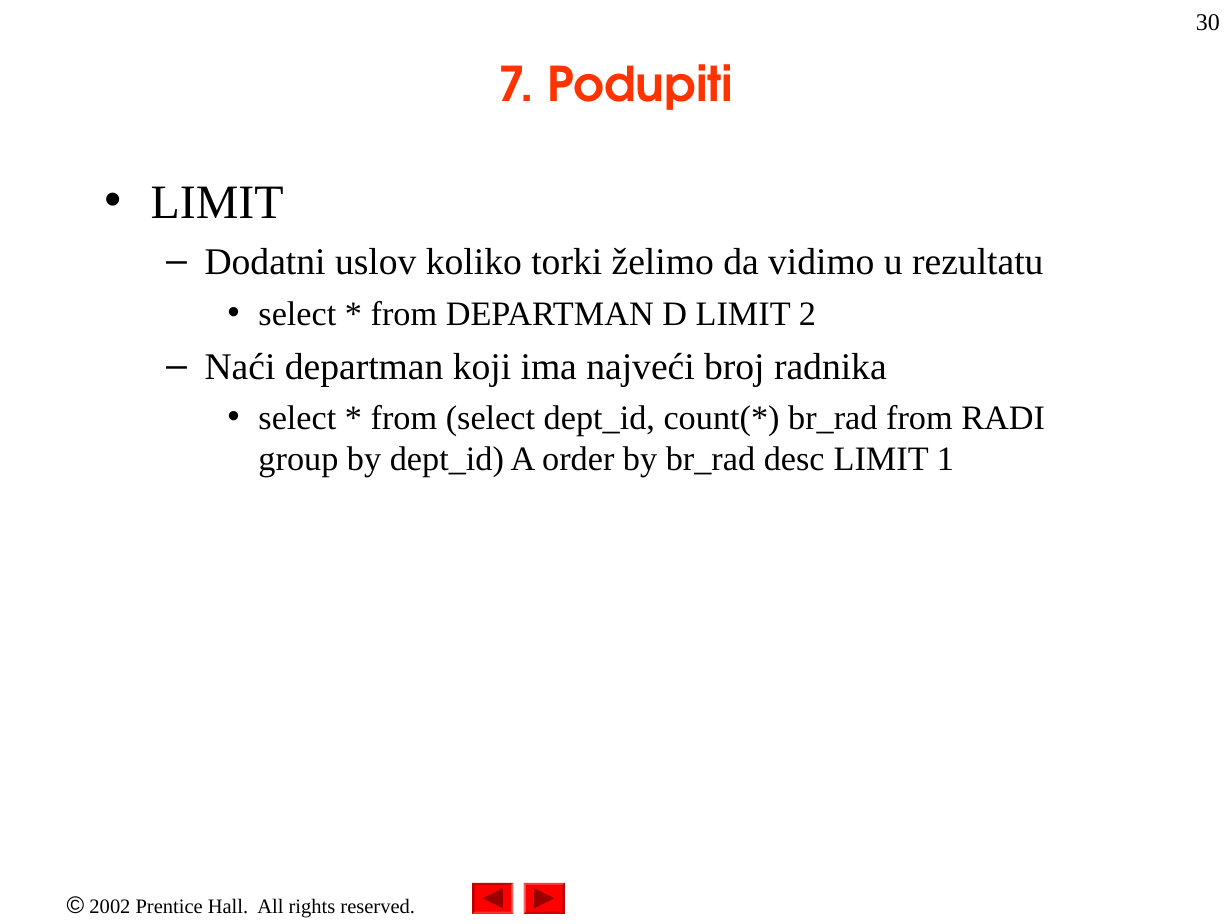
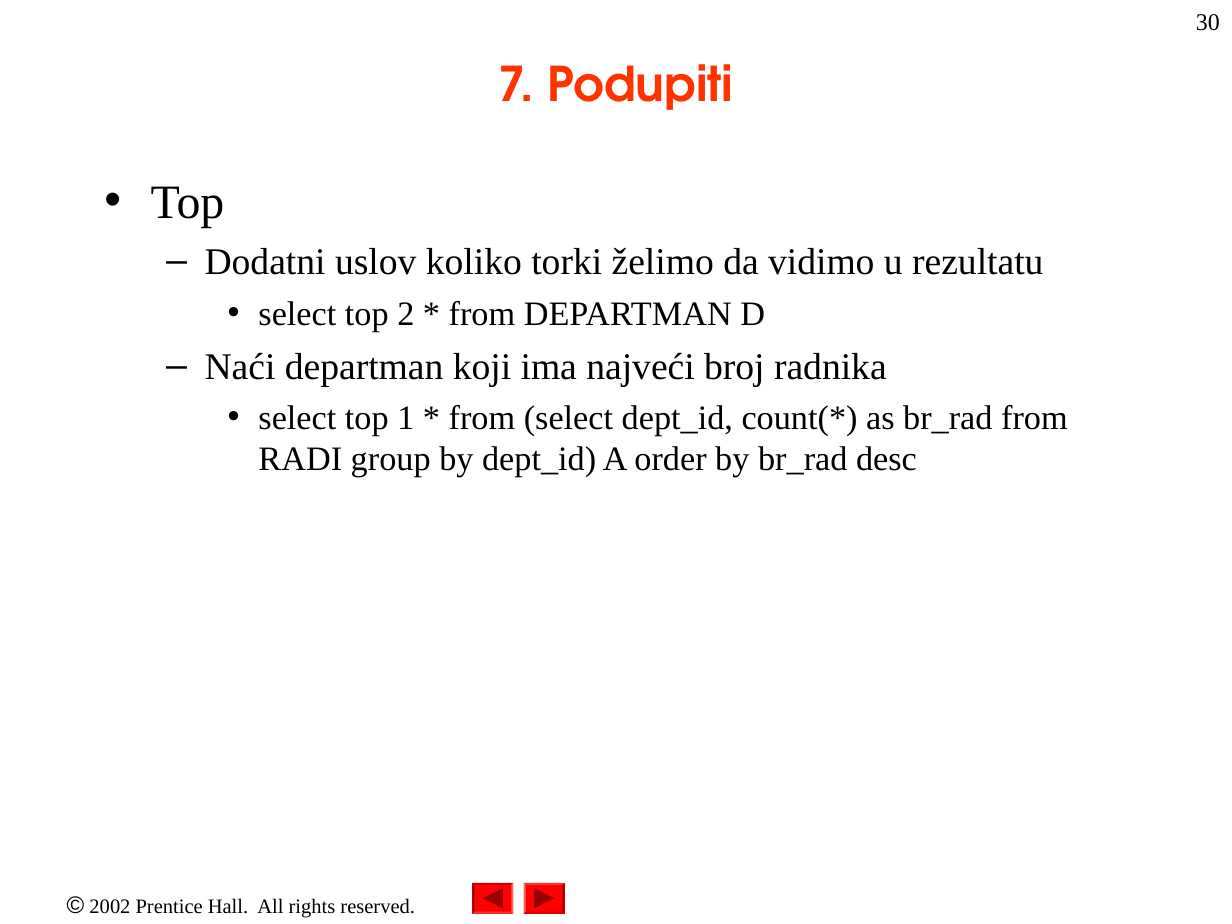
Before and after one commit to nnMan1/uvod_u_kompjuterske_nauke_2023, a slide deck: slide 30 of Materijali/Access/MS Access2.ppt. Drawn at 1232x924 pixels with LibreOffice and Linux fonts; fonts in the diff are those of the drawing. Boxes give left, top, right and bottom in pixels: in the first picture for what was removed or moved away, otherwise in the second. Text is boxed around its words. In the diff, an @@ line names an element or a change of style, - is before the commit and + after.

```diff
--- a/Materijali/Access/MS Access2.ppt
+++ b/Materijali/Access/MS Access2.ppt
@@ text at (x1=151, y1=186, x2=225, y2=228): text changed @@
-• LIMIT
+• Top
@@ text at (x1=258, y1=301, x2=765, y2=332): text changed @@
-    • select * from DEPARTMAN D LIMIT 2
+    • select top 2 * from DEPARTMAN D
@@ text at (x1=258, y1=405, x2=1068, y2=477): text changed @@
-    • select * from (select dept_id, count(*) br_rad from RADI group by dept_id) A order by br_rad desc LIMIT 1
+    • select top 1 * from (select dept_id, count(*) as br_rad from RADI group by dept_id) A order by br_rad desc
```
Also in this commit, not shown: 1 other slide changed.
